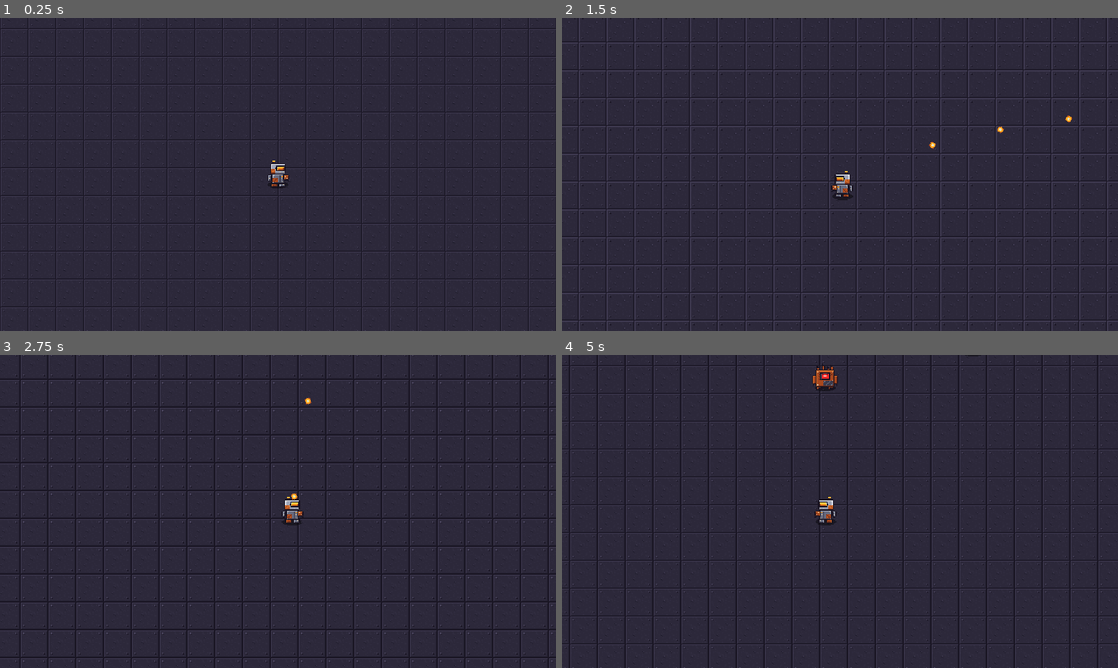
Above: before the commit, frames 1-4 (two rows, left to right).
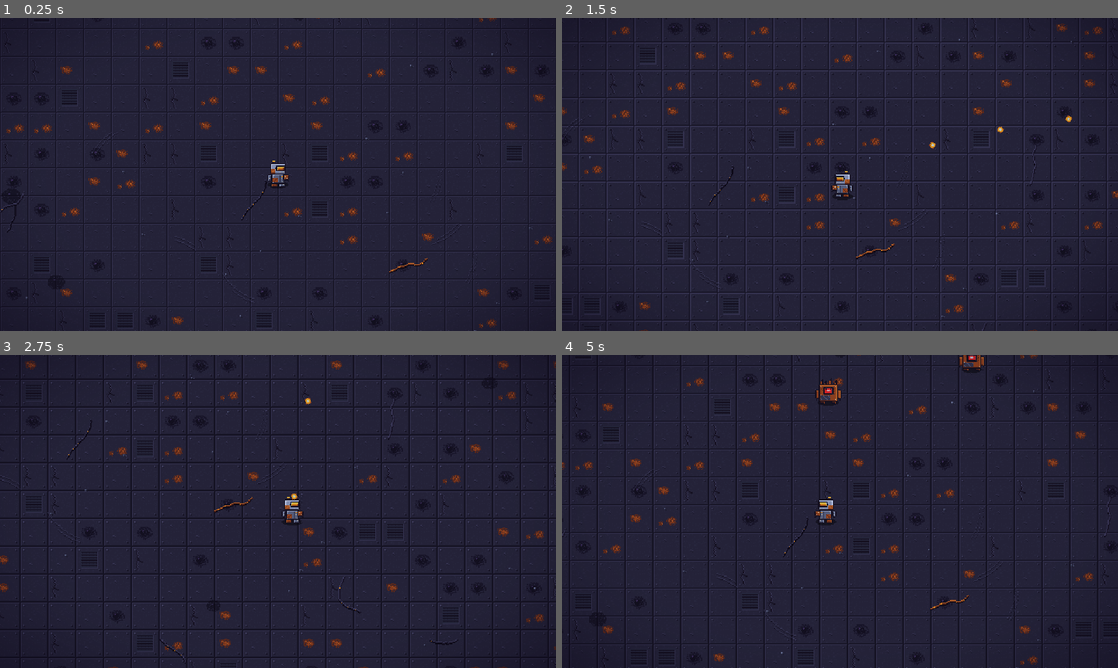
Above: after the commit, the same moments.

Repository: AGONIXX15/scrap-head
Game: Godot game, scene res://scenes/main.tscn
The game is run twice, just before and just after one commit, with the same random seed, the same clock (stepped at 60 frames per second) and the same inputs.
Inputs (mouse positions are in pixels of both pictures, inside the frame that each line leads up to):
- Up to frame 1 (0.25 s): no input
- Up to frame 2 (1.5 s): tap Enter at 0.5 s; move the mouse to (962, 158) at 0.52 s; press the mouse at (962, 158) at 0.53 s; hold D (move_right) 0.53-1.28 s; move the mouse to (728, 190) at 1.27 s; release the mouse at (728, 190) at 1.28 s; hold S (move_down) from 1.28 s (still down); click (728, 190) at 1.35 s
- Up to frame 3 (2.75 s): move the mouse to (333, 442) at 2.02 s; release S (move_down) at 2.03 s; press the mouse at (333, 442) at 2.03 s; hold D (move_right) from 2.03 s (still down)
- Up to frame 4 (5 s): move the mouse to (812, 574) at 2.77 s; release D (move_right) at 2.78 s; release the mouse at (812, 574) at 2.78 s; hold W (move_up) 2.78-3.53 s; click (812, 574) at 2.85 s; move the mouse to (1006, 558) at 3.52 s; press the mouse at (1006, 558) at 3.53 s; hold A (move_left) from 3.53 s (still down); move the mouse to (673, 464) at 4.27 s; release the mouse at (673, 464) at 4.28 s; click (673, 464) at 4.35 s

The runs differ from the first frame. In frame 1, 3.2% of the frame differs, in the area x 0-100%, y 0-100%; in frame 2, 3.2%; in frame 3, 2.8%; in frame 4, 3.7%.

Commit message:
HU-05: suelo variado con TileMapLayer, muros y ambiente

Diff:
--- a/scenes/main.tscn
+++ b/scenes/main.tscn
@@ -1,9 +1,39 @@
-[gd_scene load_steps=6 format=3]
+[gd_scene load_steps=14 format=3]
 
-[ext_resource type="Texture2D" path="res://assets/sprites/floor.png" id="2"]
+[ext_resource type="Texture2D" path="res://assets/sprites/arena/floor_atlas.png" id="2"]
+[ext_resource type="Texture2D" path="res://assets/sprites/arena/decor.png" id="5"]
+[ext_resource type="Texture2D" path="res://assets/sprites/arena/border.png" id="6"]
+[ext_resource type="Script" path="res://scripts/arena.gd" id="7"]
 [ext_resource type="PackedScene" path="res://scenes/player.tscn" id="3"]
 
 [ext_resource type="Script" path="res://scripts/main.gd" id="4"]
+
+[sub_resource type="TileSetAtlasSource" id="atlas"]
+texture = ExtResource("2")
+texture_region_size = Vector2i(32, 32)
+0:0/0 = 0
+1:0/0 = 0
+2:0/0 = 0
+3:0/0 = 0
+4:0/0 = 0
+5:0/0 = 0
+6:0/0 = 0
+7:0/0 = 0
+8:0/0 = 0
+
+[sub_resource type="TileSet" id="tileset"]
+tile_size = Vector2i(32, 32)
+sources/0 = SubResource("atlas")
+
+[sub_resource type="Shader" id="vignette"]
+code = "shader_type canvas_item;
+void fragment() {
+	float d = length((UV - 0.5) * vec2(1.0, 0.9));
+	COLOR = vec4(0.04, 0.02, 0.09, smoothstep(0.38, 0.85, d) * 0.6);
+}"
+
+[sub_resource type="ShaderMaterial" id="vignette_mat"]
+shader = SubResource("vignette")
 
 [sub_resource type="RectangleShape2D" id="top"]
 size = Vector2(1480, 100)
@@ -14,29 +44,37 @@
 [node name="Main" type="Node2D"]
 script = ExtResource("4")
 
-[node name="Floor" type="Sprite2D" parent="."]
-texture_repeat = 2
-texture = ExtResource("2")
+[node name="Ambient" type="CanvasModulate" parent="."]
+color = Color(0.82, 0.86, 0.97, 1)
+
+[node name="Floor" type="TileMapLayer" parent="."]
+tile_set = SubResource("tileset")
+script = ExtResource("7")
+
+[node name="Decor" type="Sprite2D" parent="."]
+texture = ExtResource("5")
 centered = false
-region_enabled = true
-region_rect = Rect2(0, 0, 1280, 720)
+
+[node name="Border" type="Sprite2D" parent="."]
+texture = ExtResource("6")
+centered = false
 
 [node name="Walls" type="StaticBody2D" parent="."]
 
 [node name="Top" type="CollisionShape2D" parent="Walls"]
-position = Vector2(640, -50)
+position = Vector2(640, -18)
 shape = SubResource("top")
 
 [node name="Bottom" type="CollisionShape2D" parent="Walls"]
-position = Vector2(640, 770)
+position = Vector2(640, 746)
 shape = SubResource("top")
 
 [node name="Left" type="CollisionShape2D" parent="Walls"]
-position = Vector2(-50, 360)
+position = Vector2(-34, 360)
 shape = SubResource("side")
 
 [node name="Right" type="CollisionShape2D" parent="Walls"]
-position = Vector2(1330, 360)
+position = Vector2(1314, 360)
 shape = SubResource("side")
 
 [node name="Player" parent="." instance=ExtResource("3")]
@@ -47,3 +85,13 @@
 [node name="SpawnTimer" type="Timer" parent="."]
 wait_time = 1.2
 autostart = true
+
+[node name="Vignette" type="CanvasLayer" parent="."]
+layer = 5
+
+[node name="Rect" type="ColorRect" parent="Vignette"]
+material = SubResource("vignette_mat")
+anchors_preset = 15
+anchor_right = 1.0
+anchor_bottom = 1.0
+mouse_filter = 2
--- /dev/null
+++ b/scripts/arena.gd
@@ -0,0 +1,21 @@
+extends TileMapLayer
+
+const COLS := 40
+const ROWS := 23
+const FLOOR_SEED := 6
+const WEIGHTS := [30, 28, 8, 7, 6, 5, 4, 6, 6]
+
+func _ready() -> void:
+	var rng := RandomNumberGenerator.new()
+	rng.seed = FLOOR_SEED
+	var total := 0
+	for w in WEIGHTS:
+		total += w
+	for y in ROWS:
+		for x in COLS:
+			var r := rng.randi_range(0, total - 1)
+			var t := 0
+			while r >= WEIGHTS[t]:
+				r -= WEIGHTS[t]
+				t += 1
+			set_cell(Vector2i(x, y), 0, Vector2i(t, 0))
Not shown, added: scripts/arena.gd.uid
